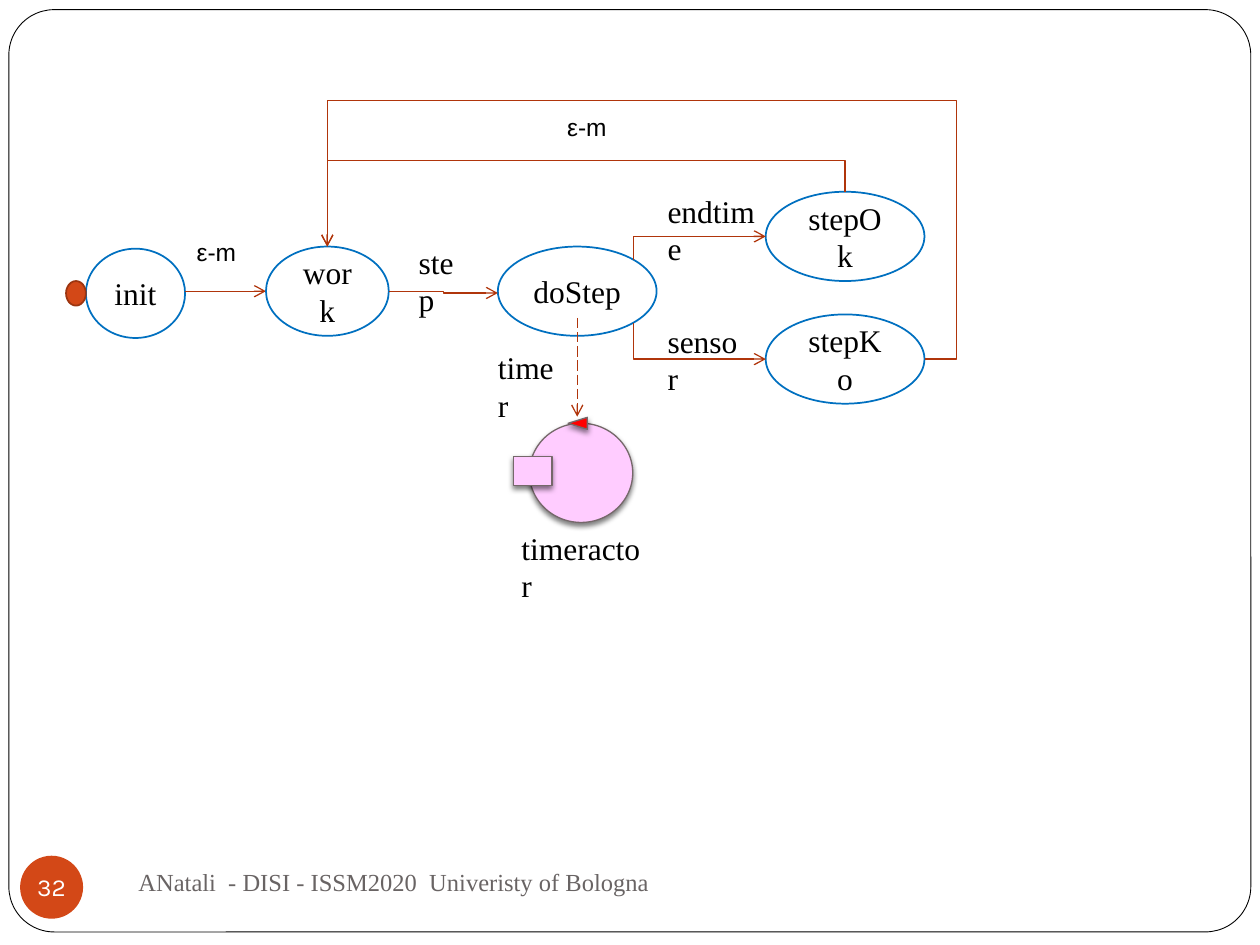
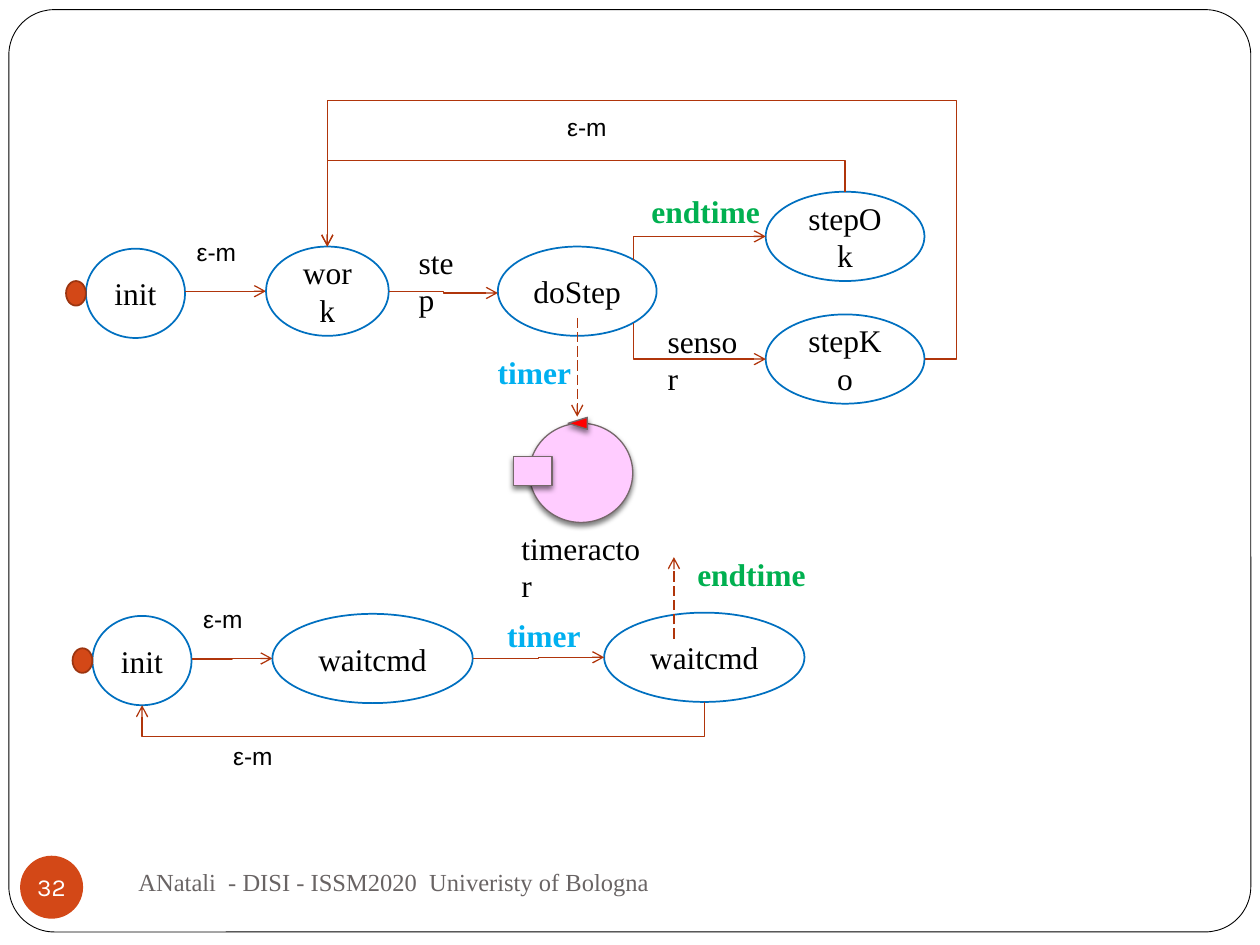
Before and after one commit to anatali/iss2020LabBo, a slide deck: slide 32 of it.unibo.issLabStart/userDocs/ISSM2020.pptx. Drawn at 1260x945 pixels with LibreOffice and Linux fonts; fonts in the diff are those of the drawing. Boxes give left, top, right and bottom in pixels: in the first picture for what was removed or moved away, otherwise in the second. Text is boxed around its words. In the diff, an @@ line names an element or a change of style, - is before the commit and + after.

```diff
--- a/it.unibo.issLabStart/userDocs/ISSM2020.pptx
+++ b/it.unibo.issLabStart/userDocs/ISSM2020.pptx
@@ text "endtime": place and size @@
-text "endtime" at (655, 185, 775, 236)
+text "endtime" at (651, 201, 759, 224)
@@ text "endtime" at (651, 201, 759, 224): text colour #000000 to #00B050, bold on @@
@@ text "timer" at (498, 362, 571, 385): text colour #000000 to #00B0F0, bold on @@
@@ arrow added from (674, 639) to (674, 557), #B1360B 0.75 pt dashed @@
@@ text added at (697, 564, 805, 587), 18 pt, text #00B050, bold @@
+endtime
@@ ellipse added at (92, 616, 192, 706), fill #FFFFFF, outline #0070C0 1 pt, 18 pt, text #000000 @@
+init
@@ text added at (203, 615, 242, 629), 14 pt, text #000000 @@
+ε-m
@@ ellipse added at (272, 614, 472, 703), fill #FFFFFF, outline #0070C0 1 pt, 18 pt, text #000000 @@
+waitcmd
@@ text added at (507, 625, 580, 648), 18 pt, text #00B0F0, bold @@
+timer
@@ ellipse added at (605, 612, 805, 702), fill #FFFFFF, outline #0070C0 1 pt, 18 pt, text #000000 @@
+waitcmd
@@ ellipse added at (73, 649, 93, 674), fill #D34817, outline #9C3511 1 pt @@
@@ elbow arrow added from (192, 659) to (272, 659), #B1360B 0.75 pt @@
@@ elbow arrow added from (472, 659) to (605, 658), #B1360B 0.75 pt @@
@@ elbow arrow added from (704, 702) to (142, 706), #B1360B 0.75 pt @@
@@ text added at (233, 752, 272, 766), 14 pt, text #000000 @@
+ε-m
```
Also in this commit, not shown: 1 other slide changed, 1 slide added, 23 other files.
